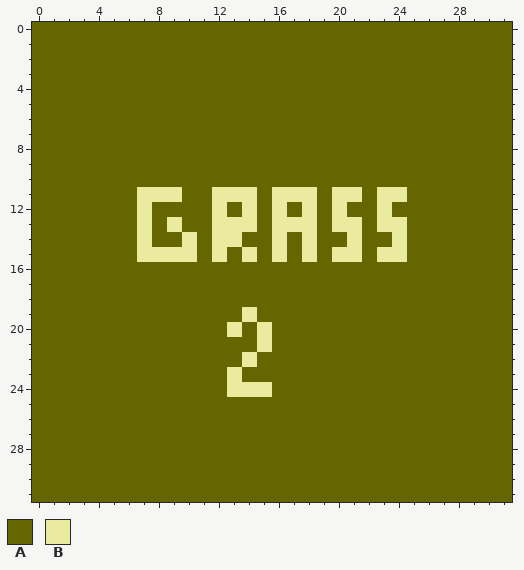
File history of a pixel-art sprite, Assets/Sprites/grass_light.png. Above is the file before it was changed.
The file is 32x32 pixels.
Palette (. is transparent): A #666600  B #ebeb9f
The same view after the edit:
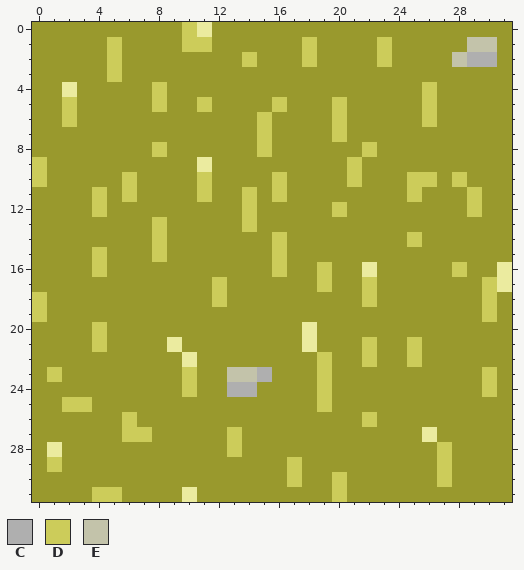
Colours new in this view: C #afafaf  D #cccc5a  E #c3c3aa
What changed:
colour A: #666600 -> #99992d
Changed rows in their new state; - is a pixel that keeps its letter.
first column x 0:
 0 ----------DB--------------------
 1 -----D----DD------D----D-----EE-
 2 -----D--------D---D----D----ECC-
 3 -----D--------------------------
 4 --B-----D-----------------D-----
 5 --D-----D--D----D---D-----D-----
 6 --D------------D----D-----D-----
 7 ---------------D----D-----------
 8 --------D------D------D---------
 9 D----------B---------D----------
10 D-----D----D----D----D---DD-D---
11 ----D-DAAA-DAAD-DAA-AA-AAD---D--
12 ----D--A----A-D-A-A-D--A-----D--
13 -------ADA--AAD-AAA-AA-AA-------
14 -------AD-A-AA--D-A--A--AD------
15 ----D--ADAA-A-A-D-A-AA-AA-------
16 ----D-----------D--D--B-----D--B
17 ------------D------D--D-------DB
18 D-----------D---------D-------D-
19 D-------------A---------------D-
20 ----D--------A-A--B-------------
21 ----D----B-----A--B---D--D------
22 ----------B---A----D--D--D------
23 -D--------D--EEC---D----------D-
24 ----------D--CCA---D----------D-
25 --DD---------------D------------
26 ------D---------------D---------
27 ------DD-----D------------B-----
28 -B-----------D-------------D----
29 -D---------------D---------D----
30 -----------------D--D------D----
31 ----DD----B---------D-----------
